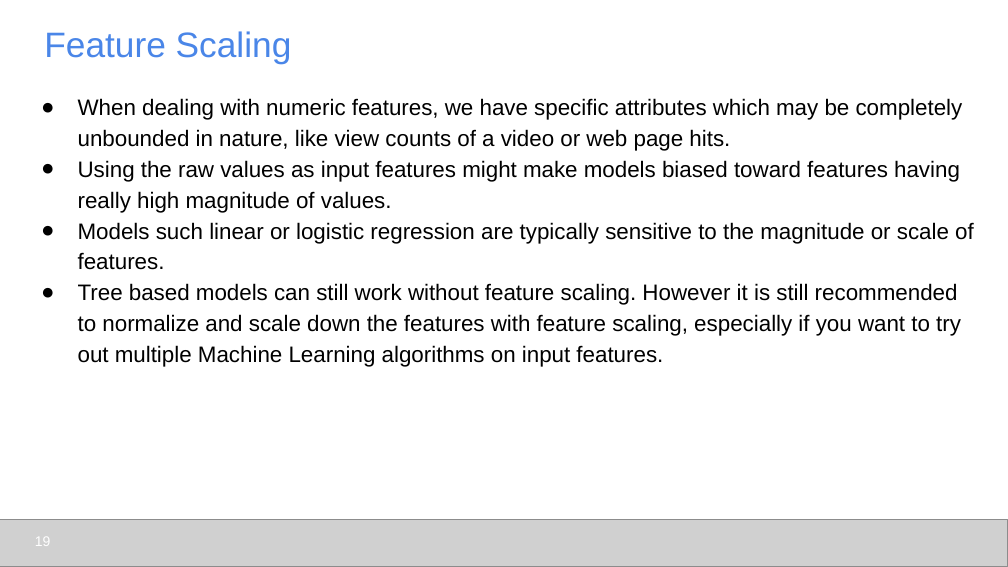
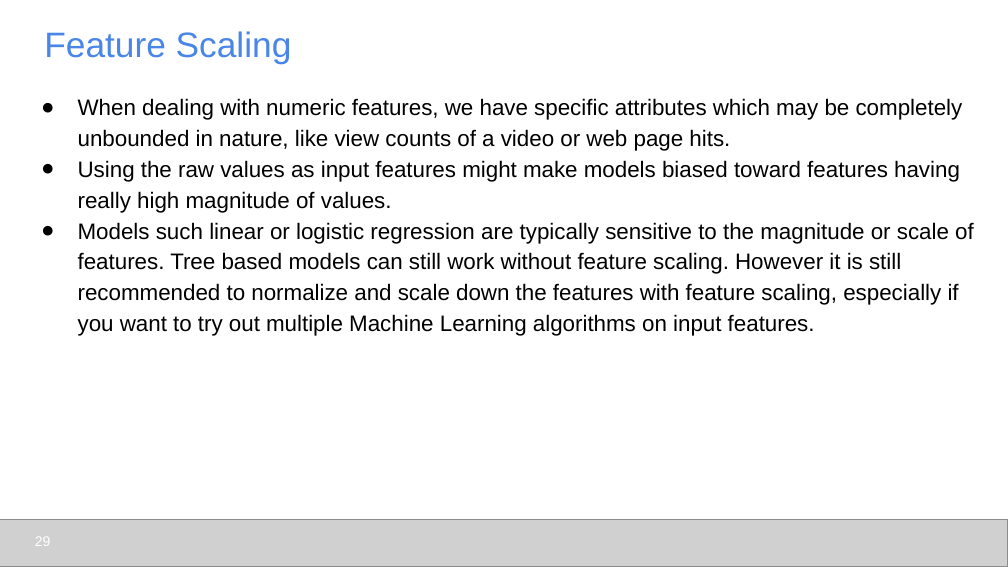
Before and after one commit to udel-cbcb/al_ml_workshop, a slide deck: slide 29 of Day_3/Lectures/Day_3_Lecture_Feature_Engineering_Scaling_Selection.pptx (slide 19 before the commit). Drawn at 1008x567 pixels with LibreOffice and Linux fonts; fonts in the diff are those of the drawing; grey boxes stand for pictures. Boxes give left, top, right and bottom in pixels: in the first picture for what was removed or moved away, otherwise in the second. Text is boxed around its words. In the diff, an @@ line names an element or a change of style, - is before the commit and + after.

```diff
--- a/Day_3/Lectures/Day_3_Lecture_Feature_Engineering_Scaling_Selection.pptx
+++ b/Day_3/Lectures/Day_3_Lecture_Feature_Engineering_Scaling_Selection.pptx
@@ text at box(78, 222, 974, 336): text changed @@
-● Models such linear or logistic regression are typically sensitive to the magnitude or scale of features.
-● Tree based models can still work without feature scaling. However it is still recommended to normalize and scale down the features with feature scaling, especially if you want to try out multiple Machine Learning algorithms on input features.
+● Models such linear or logistic regression are typically sensitive to the magnitude or scale of features. Tree based models can still work without feature scaling. However it is still recommended to normalize and scale down the features with feature scaling, especially if you want to try out multiple Machine Learning algorithms on input features.
@@ page number at box(35, 537, 51, 546): text changed @@
-19
+29
```
Also in this commit, not shown: 13 other slides changed, 11 slides added, 4 slides removed, 8 other files.
